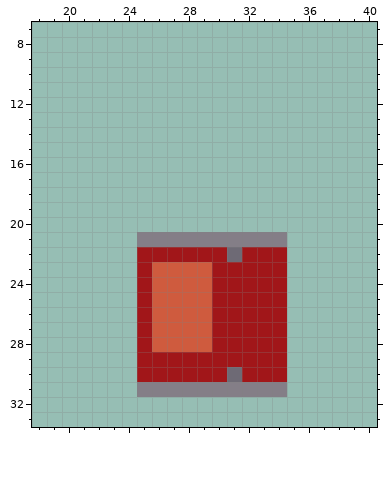
Pixel-art sprite, stored at Assets/Art/Can6.png. The picture above is the old version.
The file is 64x64 pixels. Shown: x 18..40, y 7..33.
Now the later version:
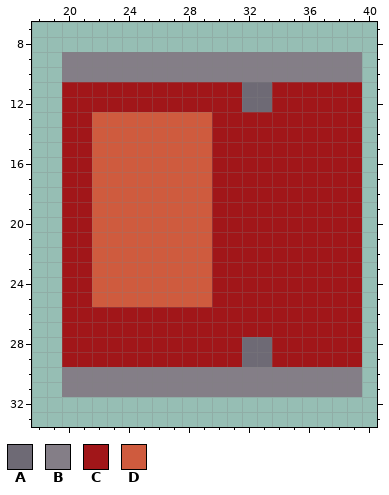
Palette (. is transparent): A #6e6a75  B #847e87  C #a11619  D #cf5b3e
The exact change:
{"y":9,"x":20,"old":"....................","new":"BBBBBBBBBBBBBBBBBBBB"}
{"y":10,"x":20,"old":"....................","new":"BBBBBBBBBBBBBBBBBBBB"}
{"y":11,"x":20,"old":"....................","new":"CCCCCCCCCCCCAACCCCCC"}
{"y":12,"x":20,"old":"....................","new":"CCCCCCCCCCCCAACCCCCC"}
{"y":13,"x":20,"old":"....................","new":"CCDDDDDDDDCCCCCCCCCC"}
{"y":14,"x":20,"old":"....................","new":"CCDDDDDDDDCCCCCCCCCC"}
{"y":15,"x":20,"old":"....................","new":"CCDDDDDDDDCCCCCCCCCC"}
{"y":16,"x":20,"old":"....................","new":"CCDDDDDDDDCCCCCCCCCC"}
{"y":17,"x":20,"old":"....................","new":"CCDDDDDDDDCCCCCCCCCC"}
{"y":18,"x":20,"old":"....................","new":"CCDDDDDDDDCCCCCCCCCC"}
{"y":19,"x":20,"old":"....................","new":"CCDDDDDDDDCCCCCCCCCC"}
{"y":20,"x":20,"old":"....................","new":"CCDDDDDDDDCCCCCCCCCC"}
{"y":21,"x":20,"old":".....BBBBBBBBBB.....","new":"CCDDDDDDDDCCCCCCCCCC"}
{"y":22,"x":20,"old":".....CCCCC","new":"CCDDDDDDDD"}
{"y":22,"x":31,"old":"A","new":"C"}
{"y":22,"x":35,"old":".....","new":"CCCCC"}
{"y":23,"x":20,"old":".....C","new":"CCDDDD"}
{"y":23,"x":35,"old":".....","new":"CCCCC"}
{"y":24,"x":20,"old":".....C","new":"CCDDDD"}
{"y":24,"x":35,"old":".....","new":"CCCCC"}
{"y":25,"x":20,"old":".....C","new":"CCDDDD"}
{"y":25,"x":35,"old":".....","new":"CCCCC"}
{"y":26,"x":20,"old":".....","new":"CCCCC"}
{"y":26,"x":26,"old":"DDDD","new":"CCCC"}
{"y":26,"x":35,"old":".....","new":"CCCCC"}
{"y":27,"x":20,"old":".....","new":"CCCCC"}
{"y":27,"x":26,"old":"DDDD","new":"CCCC"}
{"y":27,"x":35,"old":".....","new":"CCCCC"}
{"y":28,"x":20,"old":".....","new":"CCCCC"}
{"y":28,"x":26,"old":"DDDD","new":"CCCC"}
{"y":28,"x":32,"old":"CC","new":"AA"}
{"y":28,"x":35,"old":".....","new":"CCCCC"}
{"y":29,"x":20,"old":".....","new":"CCCCC"}
{"y":29,"x":32,"old":"CC","new":"AA"}
{"y":29,"x":35,"old":".....","new":"CCCCC"}
{"y":30,"x":20,"old":".....CCCCCCACCC.....","new":"BBBBBBBBBBBBBBBBBBBB"}
{"y":31,"x":20,"old":".....","new":"BBBBB"}
{"y":31,"x":35,"old":".....","new":"BBBBB"}
{"label":"changed","picture_box":[62,52,362,397]}
